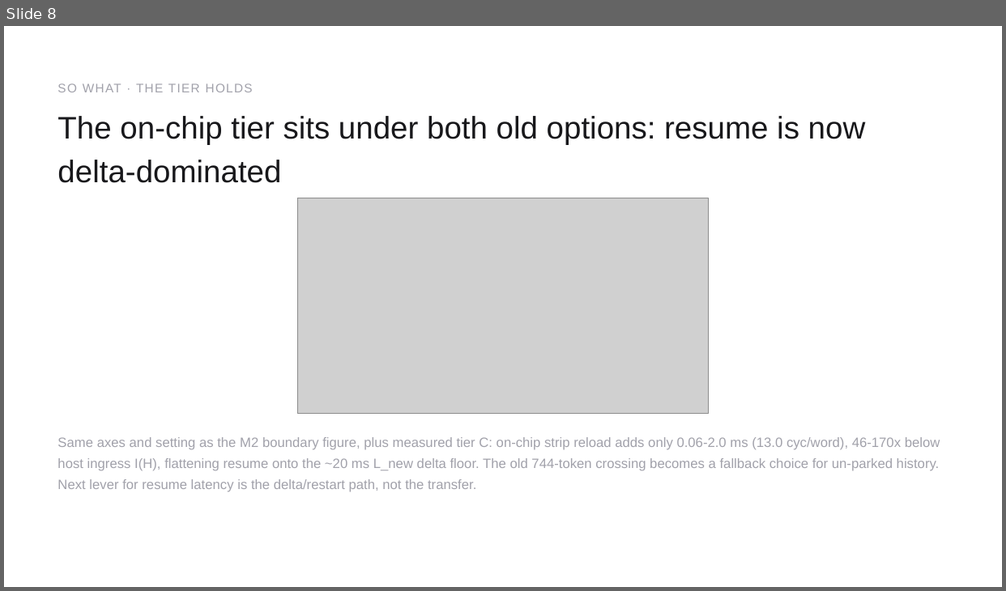
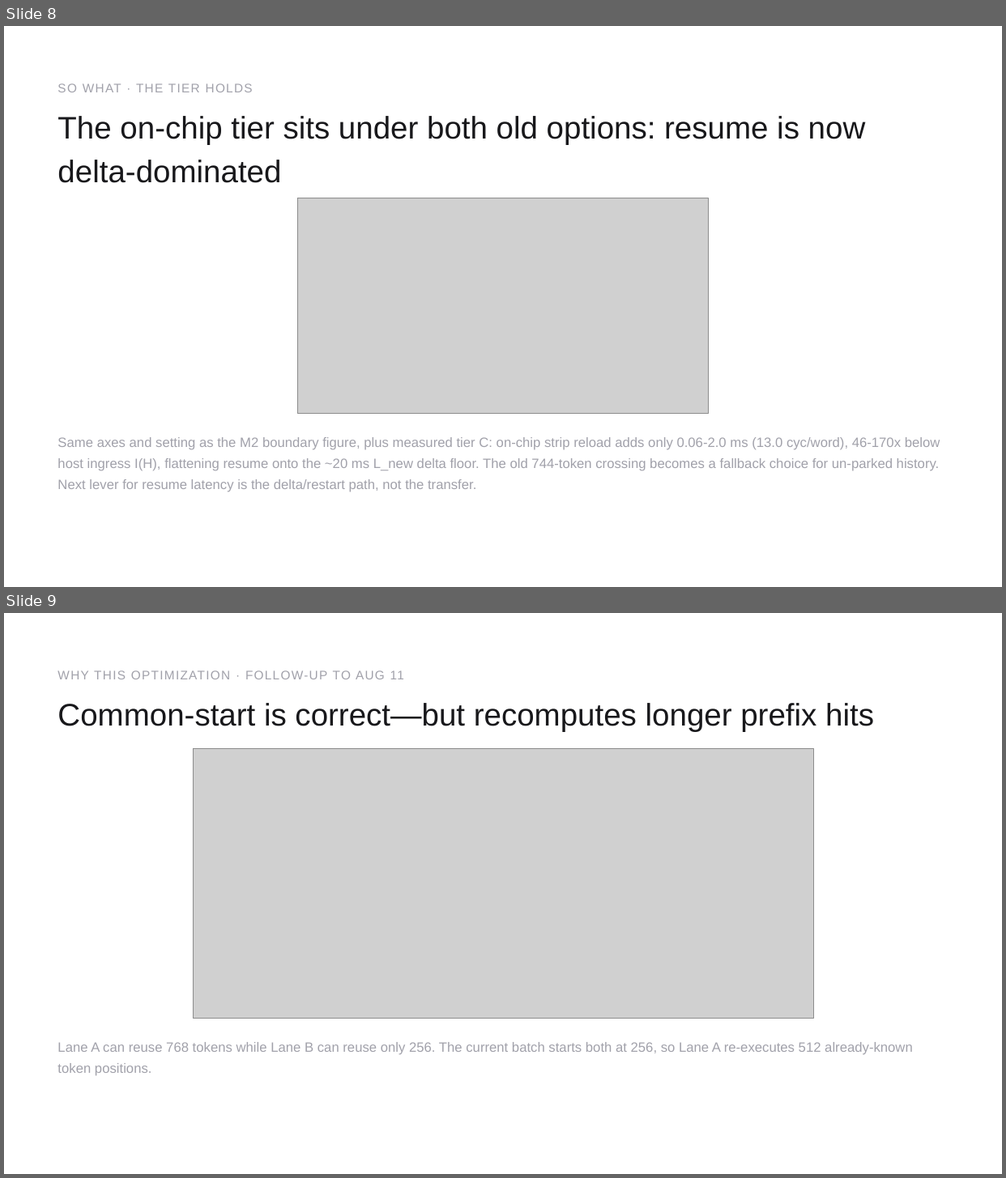
Before and after one commit to happyandslow/agent-memory, a slide deck: projects/WaferEngine-staging/meetings/2026-08-24.pptx. Shown one above the other, each under a label of ours: slide 8 before the commit, slides 8 and 9 after it. The pictures are 1006x591 and 1006x1178 pixels, drawn with LibreOffice and Linux fonts; fonts in the diff are those of the drawing; grey boxes stand for pictures. Boxes give left, top, right and bottom in pixels: in the first picture for what was removed or moved away, otherwise in the second. Text is boxed around its words. In the diff, an @@ line names an element or a change of style, - is before the commit and + after.

```diff
--- a/projects/WaferEngine-staging/meetings/2026-08-24.pptx
+++ b/projects/WaferEngine-staging/meetings/2026-08-24.pptx
@@ slide 9 added at (4,613,1002,1174), background #FFFFFF @@
@@ text added at (57,671,404,679), 18 pt, text #A1A1AA @@
+WHY THIS OPTIMIZATION · FOLLOW-UP TO AUG 11
@@ text added at (57,703,874,731), 45 pt, text #18181B @@
+Common-start is correct—but recomputes longer prefix hits
@@ picture added at (193,749,813,1019) @@
@@ text added at (57,1042,913,1076), 19.5 pt, text #A1A1AA @@
+Lane A can reuse 768 tokens while Lane B can reuse only 256. The current batch starts both at 256, so Lane A re-executes 512 already-known token positions.
```
Also in this commit, not shown: 3 other slides added, 34 other files.
